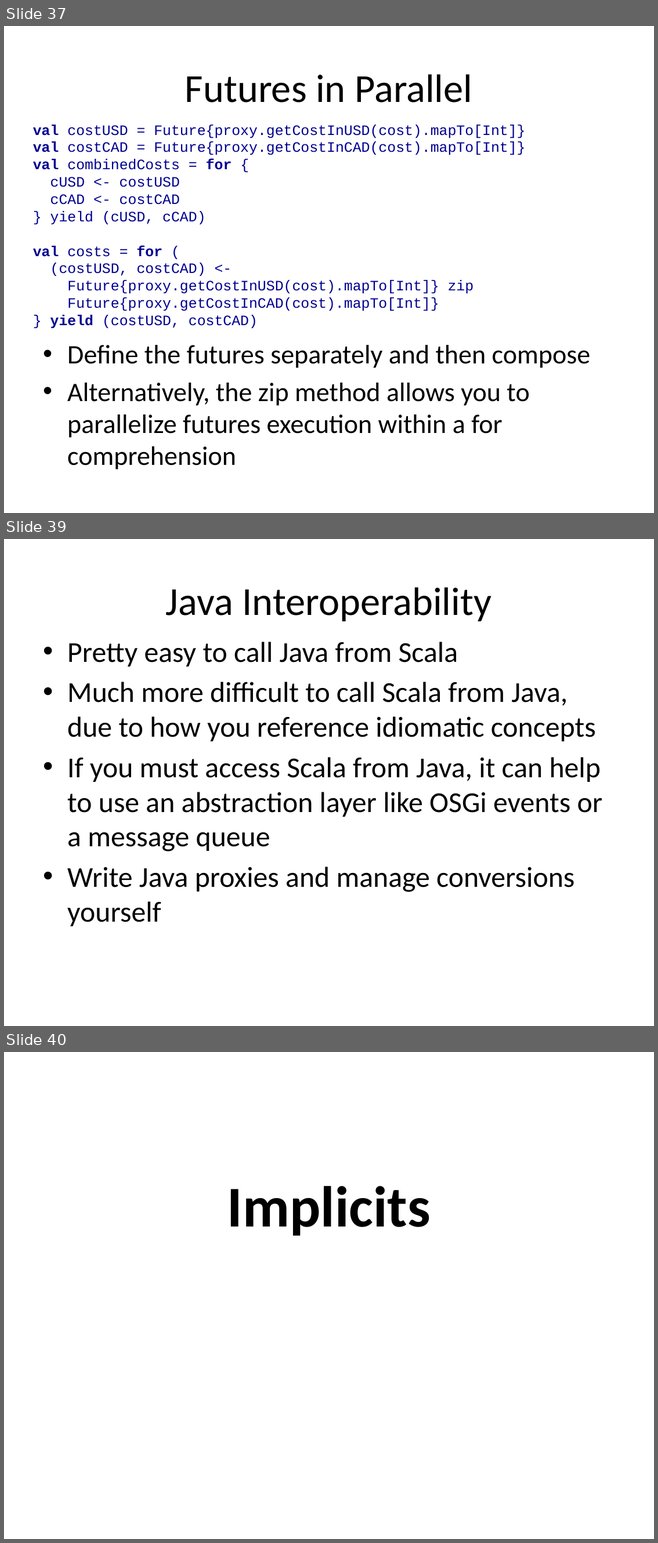
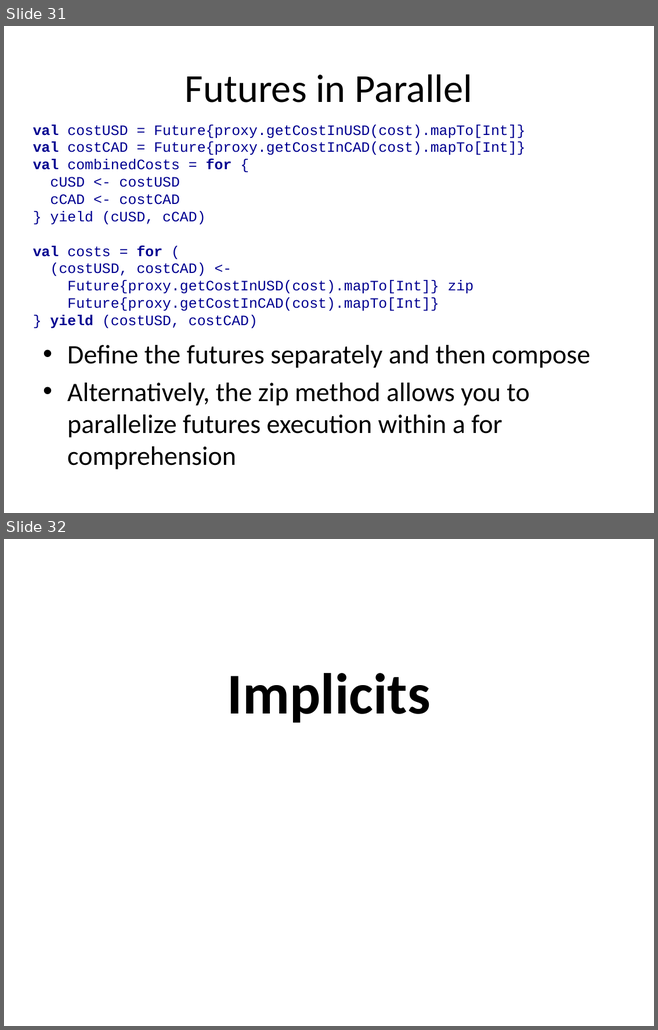
Before and after one commit to strangeloop/strangeloop2012, a slide deck: slides/taxonomy-of-scala.pptx. Shown one above the other, each under a label of ours: slides 37, 39 and 40 before the commit, slides 31 and 32 after it; the slides between them are not shown. The pictures are 658x1543 and 658x1030 pixels, drawn with LibreOffice and Linux fonts; fonts in the diff are those of the drawing; background and template pictures are left out. Boxes give left, top, right and bottom in pixels: in the first picture for what was removed or moved away, otherwise in the second. Text is boxed around its words. In the diff, an @@ line names an element or a change of style, - is before the commit and + after.

Commit message:
Final slides for Taxonomy of Scala

```diff
--- a/slides/taxonomy-of-scala.pptx
+++ b/slides/taxonomy-of-scala.pptx
@@ slide 39 removed at (4, 539, 654, 1026), background #FFFFFF @@
@@ title removed at (166, 587, 492, 621) @@
-Java Interoperability
@@ text removed at (67, 642, 603, 926) @@
-• Pretty easy to call Java from Scala
-• Much more difficult to call Scala from Java, due to how you reference idiomatic concepts
-• If you must access Scala from Java, it can help to use an abstraction layer like OSGi events or a message queue
-• Write Java proxies and manage conversions yourself
@@ what was slide 37 is now slide 31 @@
@@ what was slide 40 is now slide 32 @@
```
Also in this commit, not shown: 6 slides changed, 1 other slide removed.
